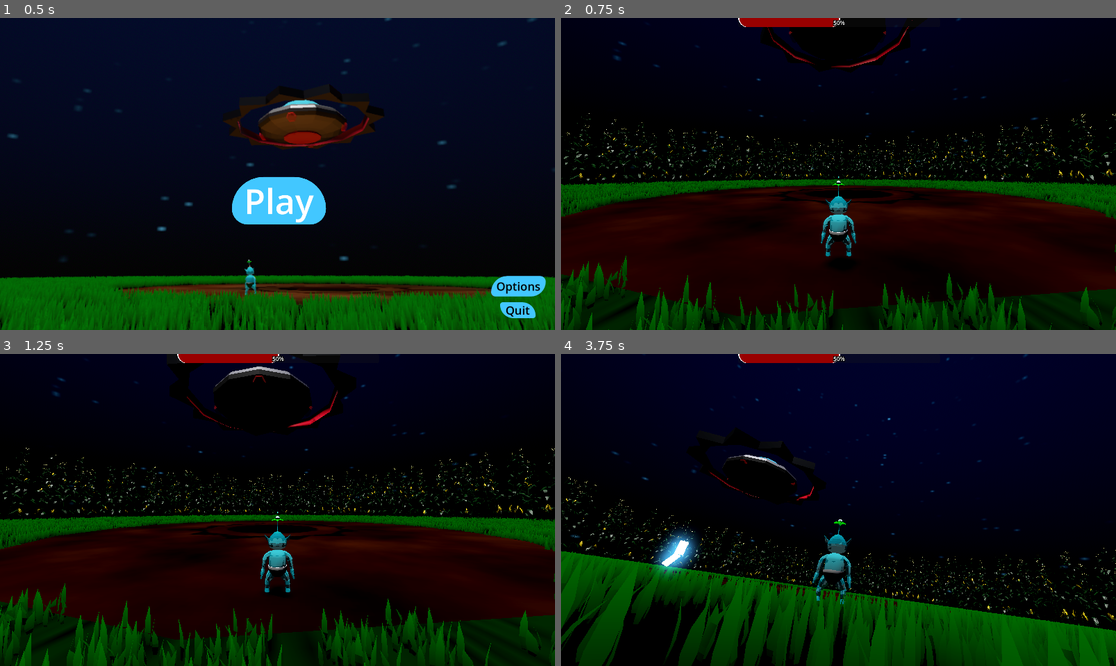
Above: before the commit, frames 1-4 (two rows, left to right).
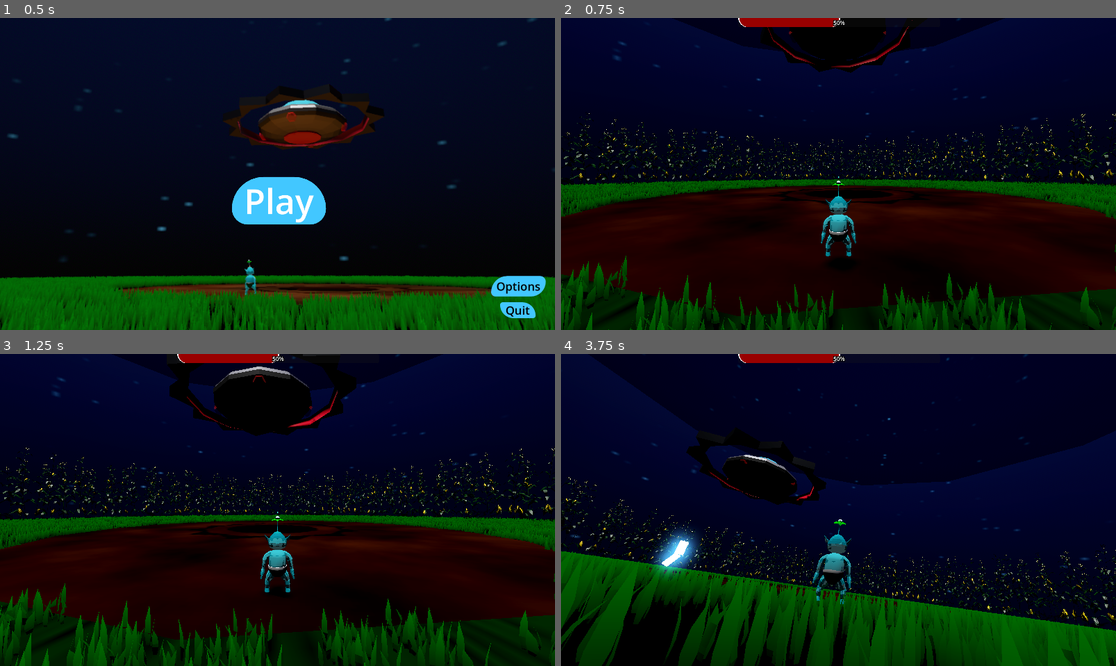
Above: after the commit, the same moments.

Repository: Mushroom-Queen/AlienBaby
Game: Godot game, scene res://menu.tscn
Two runs of this game, one before a commit and one after it. Both use one fixed random seed, a clock stepped at 60 frames per second and the inputs below.
Inputs (mouse positions are in pixels of both pictures, inside the frame that each line leads up to):
- Up to frame 1 (0.5 s): no input
- Up to frame 2 (0.75 s): click "Play" at 0.5 s
- Up to frame 3 (1.25 s): no input
- Up to frame 4 (3.75 s): move the mouse to (866, 510) at 1.27 s; hold Middle mouse button (spin) 1.28-2.03 s; hold W (forward) from 1.28 s (still down); tap Space (roll) at 1.35, 2.3, 3.6 s; move the mouse to (810, 510) at 2.02 s; tap Middle mouse button (spin) at 2.1 s; move the mouse to (849, 503) at 2.77 s; hold Middle mouse button (spin) 2.78-3.53 s; click (849, 503) at 2.85 s; move the mouse to (832, 516) at 3.52 s

Frame 1 is identical in both runs. In frame 2, 33% of the frame differs, in the area x 0-100%, y 0-49%; in frame 3, 31%; in frame 4, 32%.

Commit message:
Bug fixes

Diff:
--- a/level.tscn
+++ b/level.tscn
@@ -94,14 +94,12 @@
 
 [node name="outside_wall_mesh" type="MeshInstance3D" parent="ground"]
 transform = Transform3D(1, 0, 0, 0, 1, 0, 0, 0, 1, 0, 12.757, 0)
-visible = false
 material_override = ExtResource("4_yvq0c")
 mesh = SubResource("CylinderMesh_yjhkq")
 skeleton = NodePath("../..")
 
 [node name="CollisionShape3D2" type="CollisionShape3D" parent="ground"]
 transform = Transform3D(1, 0, 0, 0, 1, 0, 0, 0, 1, 0, 12.717, 0)
-visible = false
 shape = SubResource("ConcavePolygonShape3D_syjkt")
 
 [node name="CollisionShape3D" type="CollisionShape3D" parent="ground"]
--- a/player.gd
+++ b/player.gd
@@ -212,6 +212,7 @@
 		shield.set_deferred("angular_velocity", Vector3.ZERO)
 		shield.set_deferred("mass", 100)
 		shield.visible = true
+		shield.rotation = Vector3(0,0,0)
 
 		# Initialize previous shield position
 		previous_shield_pos = initial_shield_pos
Not shown: 1 places in level.tscn that only renumber resources
Not shown: 1 places in player.tscn that only renumber resources
